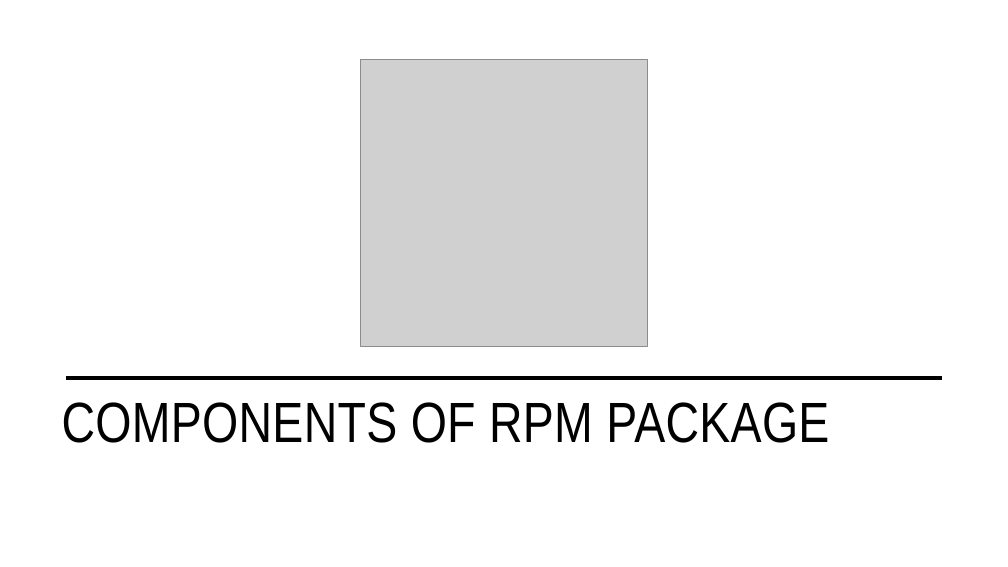
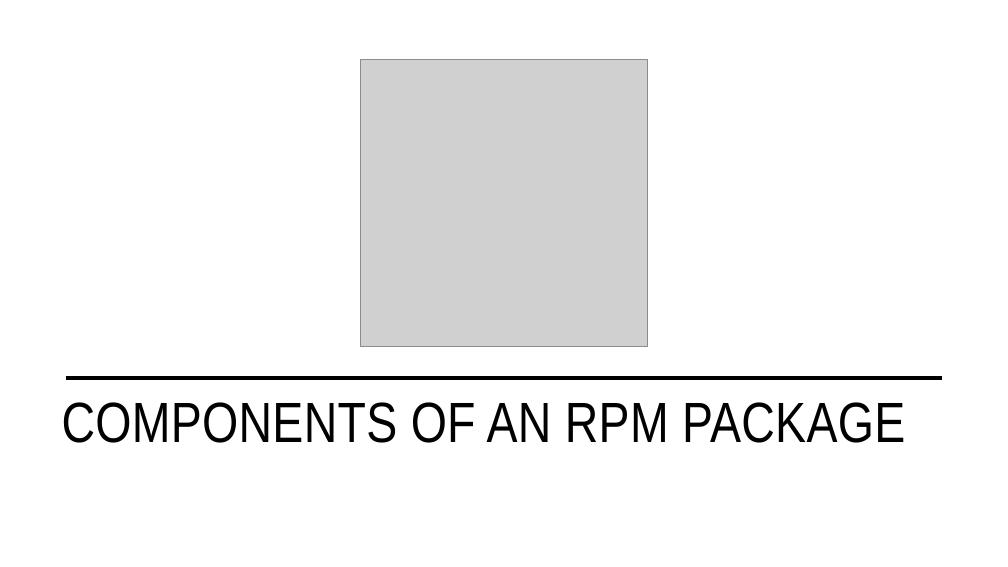
Before and after one commit to aqeebhussain122/hpc-offensive-security, a slide deck: slide 4 of Offensive Security Tactics for Linux Professionals - Phishing with Trojan Horse RPM Packages.pptx. Drawn at 1008x567 pixels with LibreOffice and Linux fonts; fonts in the diff are those of the drawing; grey boxes stand for pictures. Boxes give left, top, right and bottom in pixels: in the first picture for what was removed or moved away, otherwise in the second. Text is boxed around its words. In the diff, an @@ line names an element or a change of style, - is before the commit and + after.

```diff
--- a/Offensive Security Tactics for Linux Professionals - Phishing with Trojan Horse RPM Packages.pptx
+++ b/Offensive Security Tactics for Linux Professionals - Phishing with Trojan Horse RPM Packages.pptx
@@ title at bbox=[62, 402, 905, 443]: text changed @@
-COMPONENTS OF RPM PACKAGE
+COMPONENTS OF AN RPM PACKAGE
```
Also in this commit, not shown: 1 other slide changed, 6 slides added, 8 other files.
